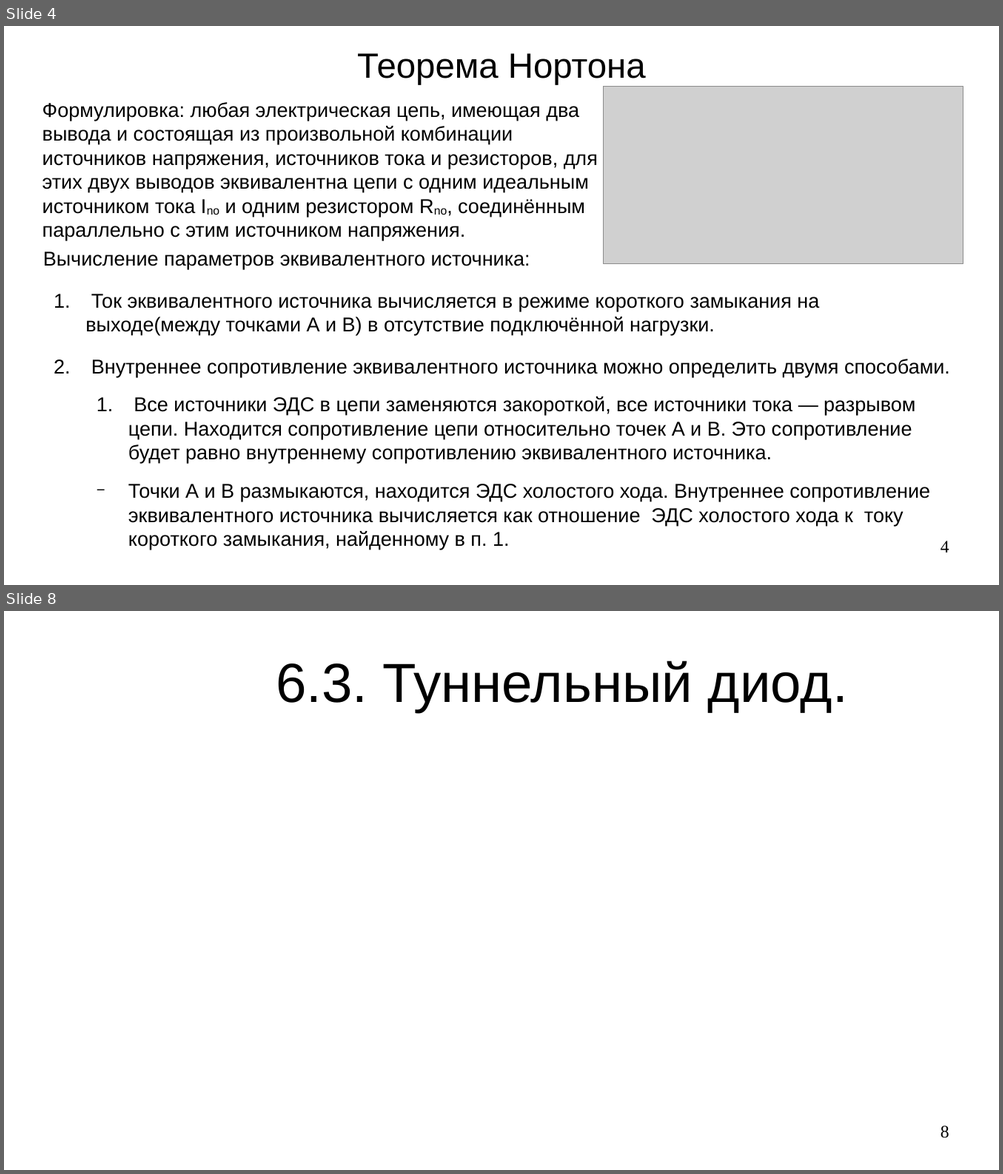
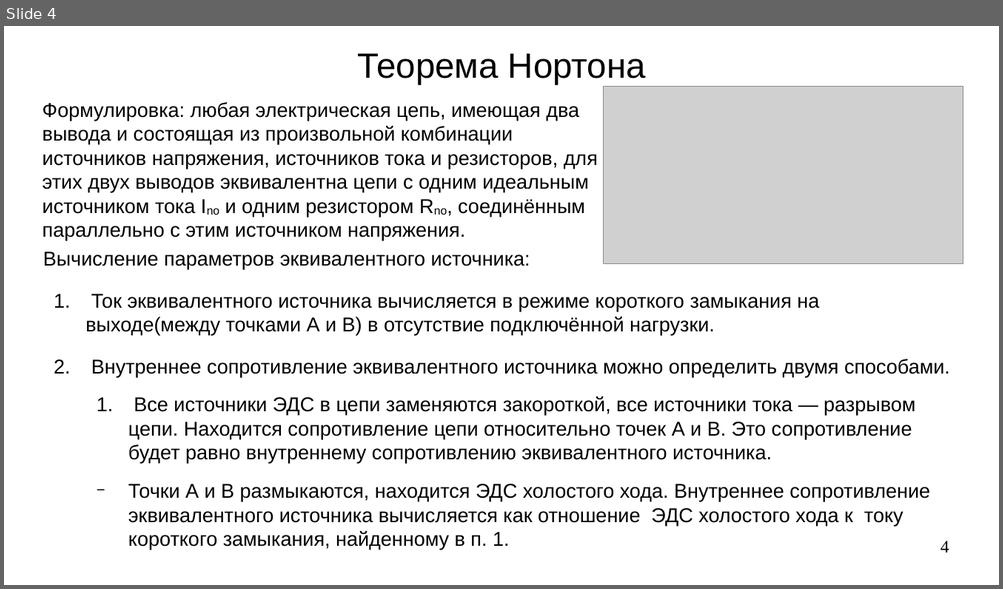
Before and after one commit to steelcraft/stud-lab, a slide deck: Лекции/СBDS01#L3.odp. Shown one above the other, each under a label of ours: slides 4 and 8 before the commit, slide 4 after it; the slides between them are not shown. The pictures are 1003x1174 and 1003x589 pixels, drawn with LibreOffice and Linux fonts; fonts in the diff are those of the drawing; grey boxes stand for pictures. Boxes give left, top, right and bottom in pixels: in the first picture for what was removed or moved away, otherwise in the second. Text is boxed around its words. In the diff, an @@ line names an element or a change of style, - is before the commit and + after.

```diff
--- a/Лекции/СBDS01#L3.odp
+++ b/Лекции/СBDS01#L3.odp
@@ slide 8 removed at bbox=[4, 611, 999, 1170], background #FFFFFF @@
@@ title removed at bbox=[276, 661, 848, 712] @@
-6.3. Туннельный диод.
@@ page number removed at bbox=[940, 1126, 949, 1139] @@
-8
```
Also in this commit, not shown: 2 slides changed, 3 slides added, 1 other slide removed.
